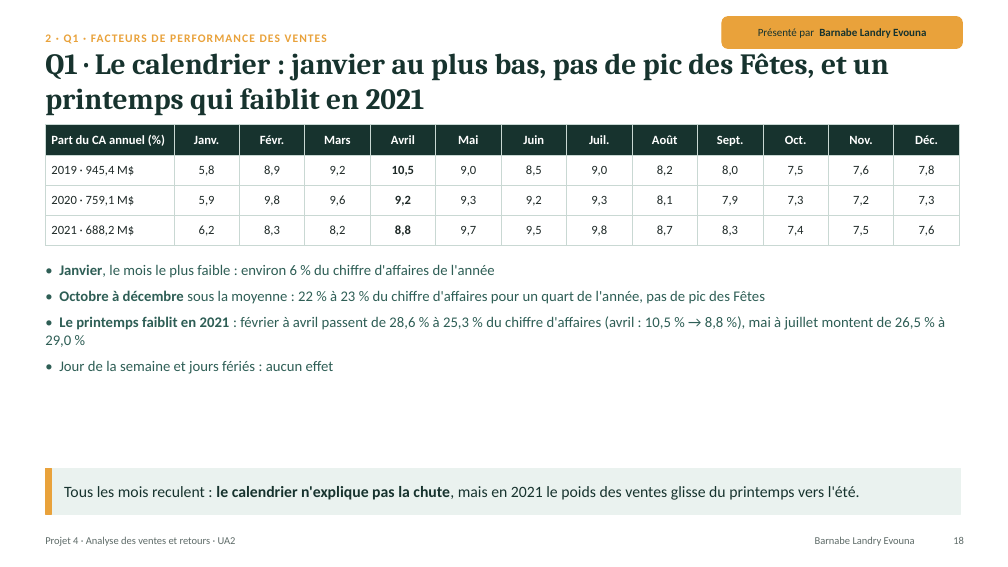
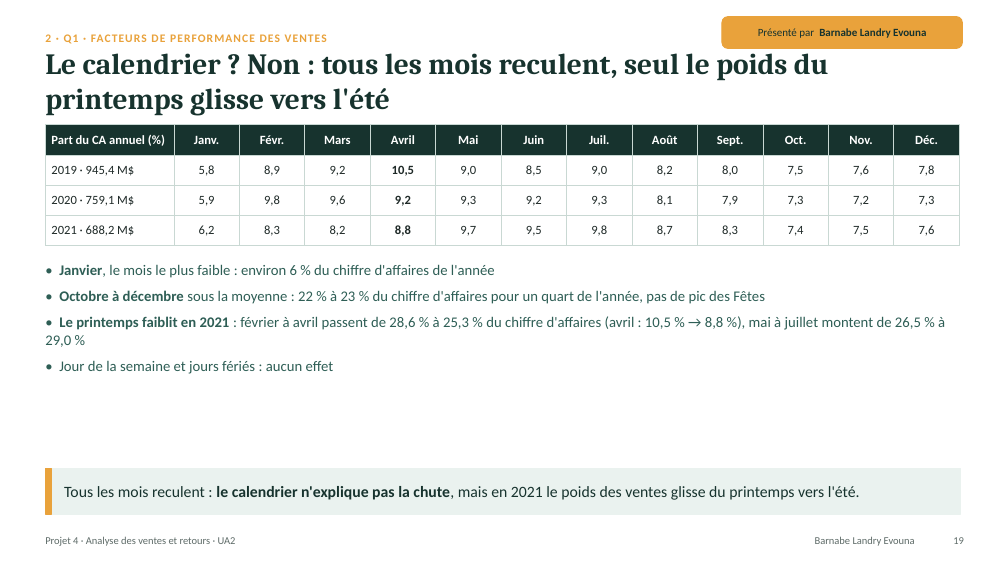
Before and after one commit to lezoul/projet4-contoso, a slide deck: slide 19 of reports/presentations/UA2_presentation_L3_L4.pptx (slide 18 before the commit). Drawn at 1008x567 pixels with LibreOffice and Linux fonts; fonts in the diff are those of the drawing. Boxes give left, top, right and bottom in pixels: in the first picture for what was removed or moved away, otherwise in the second. Text is boxed around its words. In the diff, an @@ line names an element or a change of style, - is before the commit and + after.

```diff
--- a/reports/presentations/UA2_presentation_L3_L4.pptx
+++ b/reports/presentations/UA2_presentation_L3_L4.pptx
@@ text at (45,46,829,116): text changed @@
-Q1 · Le calendrier : janvier au plus bas, pas de pic des Fêtes, et un printemps qui faiblit en 2021
+Le calendrier ? Non : tous les mois reculent, seul le poids du printemps glisse vers l'été
```
Also in this commit, not shown: 8 other slides changed.
